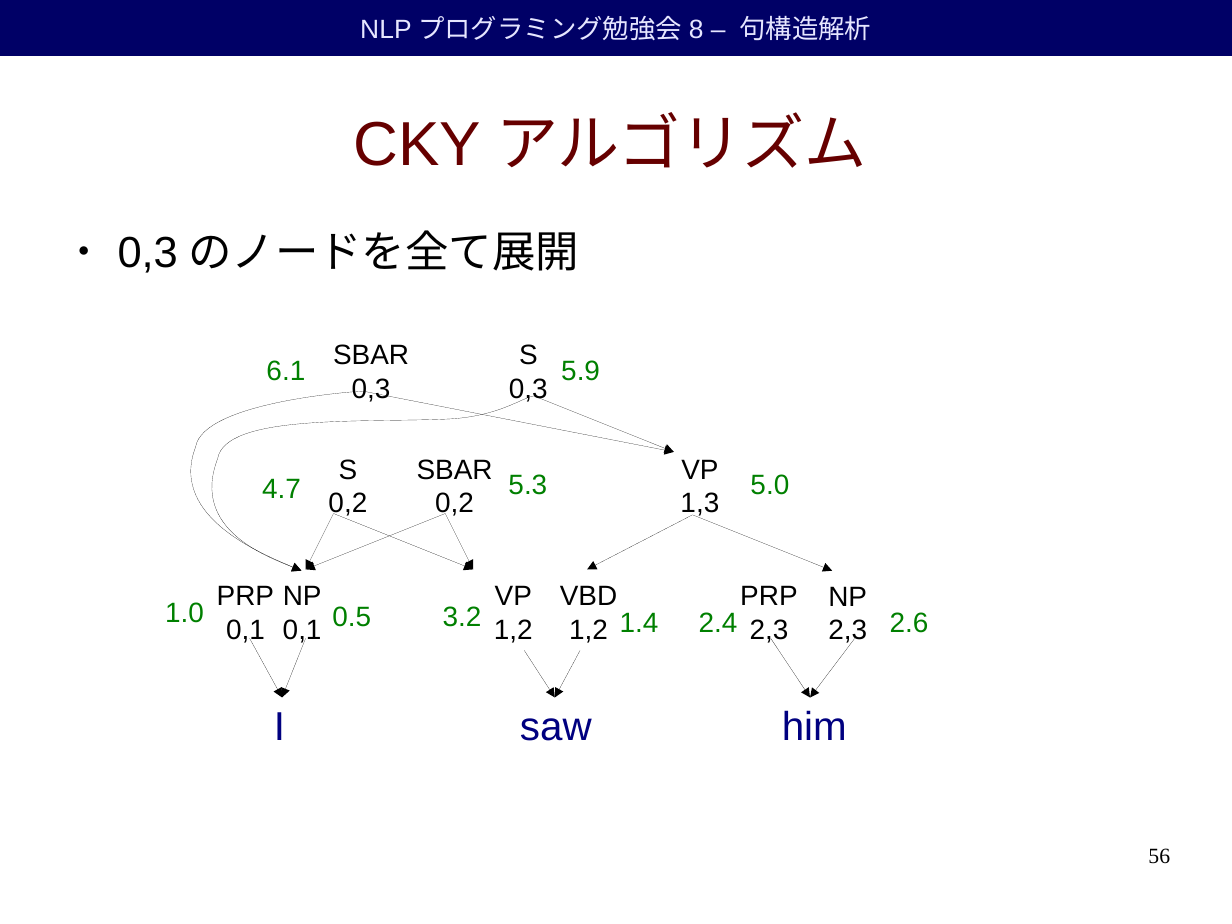
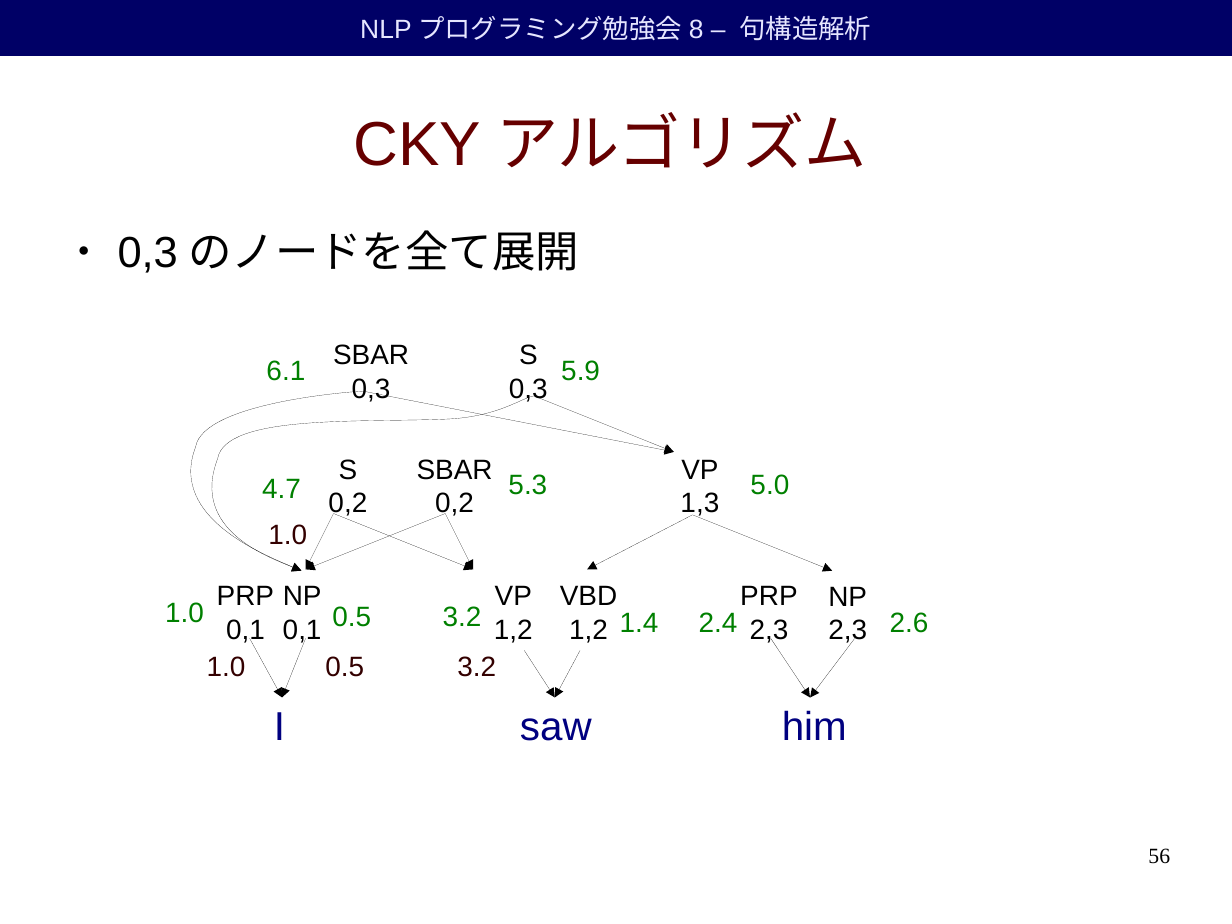
Before and after one commit to duffrind/nlppractice, a slide deck: slide 56 of download/08-parsing/nlp-programming-ja-08-parsing.odp. Drawn at 1232x924 pixels with LibreOffice and Linux fonts; fonts in the diff are those of the drawing; background and template pictures are left out. Boxes give left, top, right and bottom in pixels: in the first picture for what was removed or moved away, otherwise in the second. Text is boxed around its words. In the diff, an @@ line names an element or a change of style, - is before the commit and + after.

```diff
--- a/download/08-parsing/nlp-programming-ja-08-parsing.odp
+++ b/download/08-parsing/nlp-programming-ja-08-parsing.odp
@@ text added at box(268, 524, 307, 545), 18 pt, text #330000 @@
+1.0
@@ text added at box(207, 656, 246, 677), 18 pt, text #330000 @@
+1.0
@@ text added at box(325, 656, 364, 677), 18 pt, text #330000 @@
+0.5
@@ text added at box(457, 656, 496, 677), 18 pt, text #330000 @@
+3.2
```
Also in this commit, not shown: 5 other slides changed, 16 other files.
